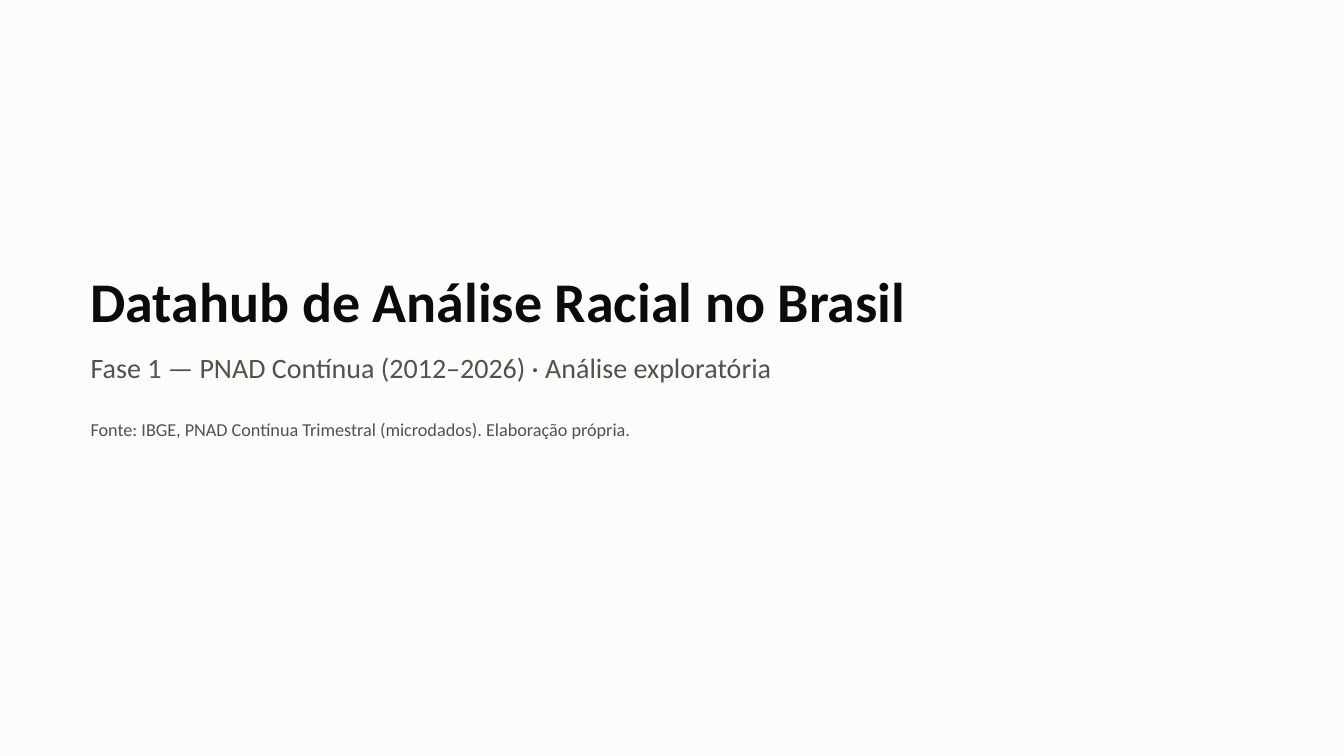
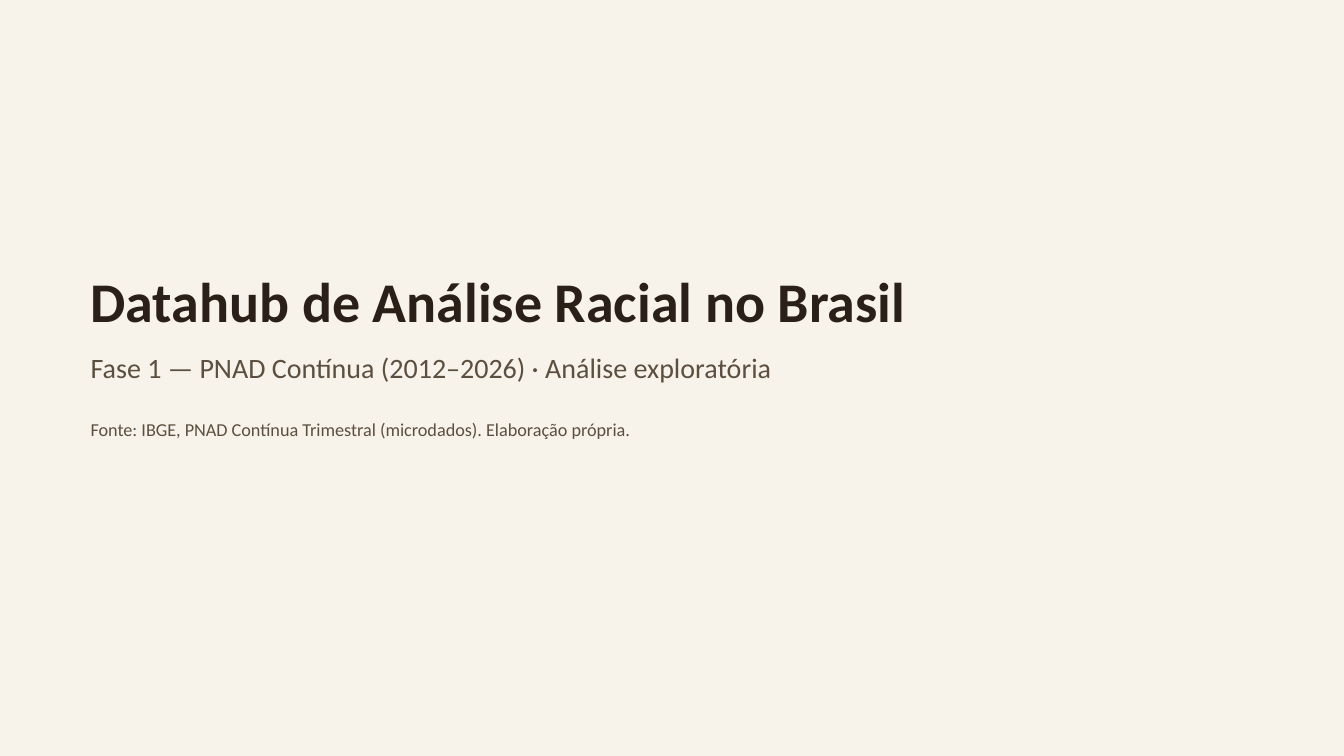
Before and after one commit to FelipeSantanaJ/Hub-Racial-Brasil, a slide deck: slide 1 of docs/Datahub_Racial_Brasil_Fase1.pptx. Drawn at 1344x756 pixels with LibreOffice and Linux fonts; fonts in the diff are those of the drawing. Boxes give left, top, right and bottom in pixels: in the first picture for what was removed or moved away, otherwise in the second. Text is boxed around its words. In the diff, an @@ line names an element or a change of style, - is before the commit and + after.

```diff
--- a/docs/Datahub_Racial_Brasil_Fase1.pptx
+++ b/docs/Datahub_Racial_Brasil_Fase1.pptx
@@ background #FCFCFB to #F7F2EA @@
@@ text "Datahub de Análise Racial no ..." at (91, 282, 905, 439): text colour #0B0B0B to #2B2018 in "Datahub de Análise Racial no Brasil"; text colour #52514E to #5C4F3F in "Fase 1 — PNAD Contínua (2012–2026) · ...", "Fonte: IBGE, PNAD Contínua Trimestral (microdados). Elaboraç ..." @@
```
Also in this commit, not shown: 68 other slides changed, 55 other files.
